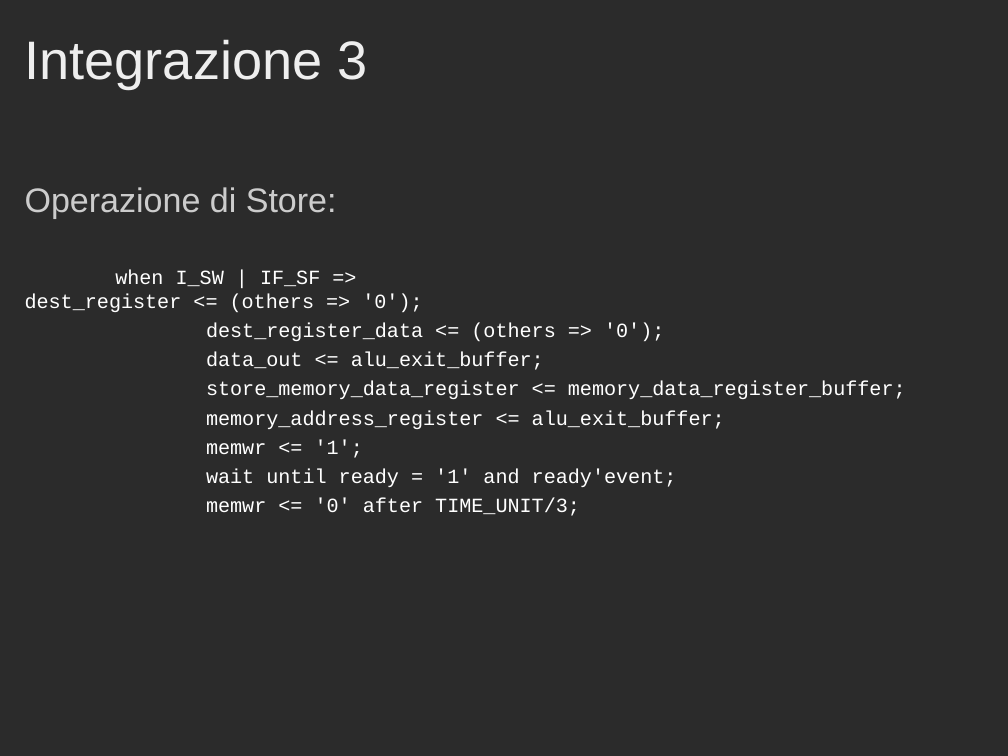
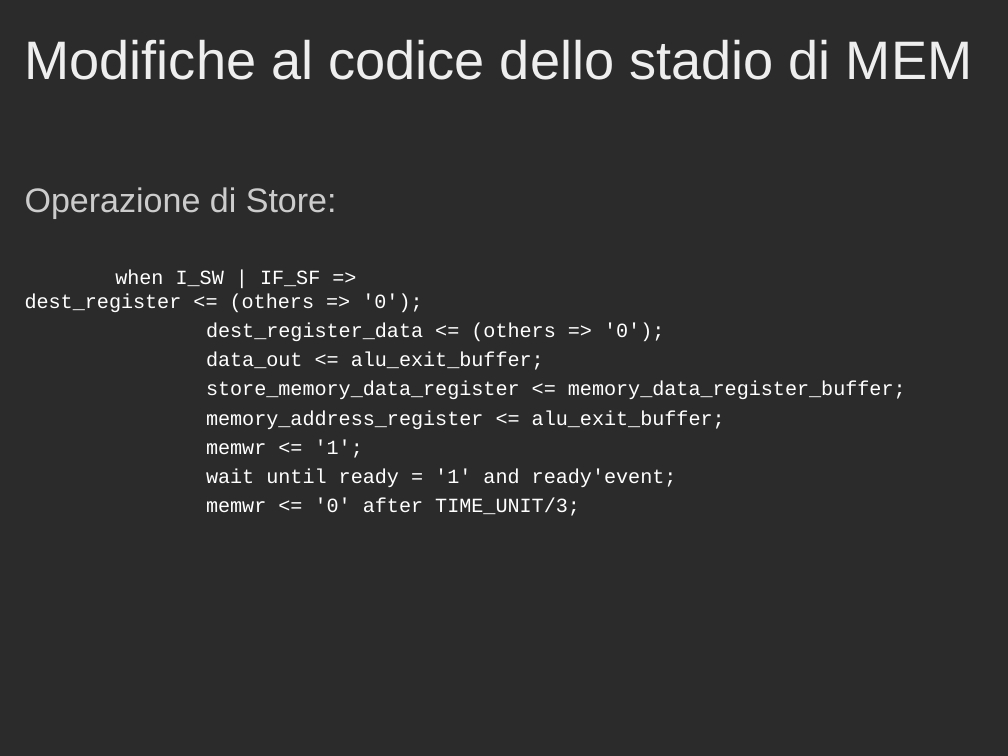
Before and after one commit to Muffo/dlxcache, a slide deck: slide 15 of Presentazione_Progetto_Cache.ppt. Drawn at 1008x756 pixels with LibreOffice and Linux fonts; fonts in the diff are those of the drawing; background and template pictures are left out; a plain dark background stands for a picture behind light text. Boxes give left, top, right and bottom in pixels: in the first picture for what was removed or moved away, otherwise in the second. Text is boxed around its words. In the diff, an @@ line names an element or a change of style, - is before the commit and + after.

```diff
--- a/Presentazione_Progetto_Cache.ppt
+++ b/Presentazione_Progetto_Cache.ppt
@@ title at (x1=25, y1=39, x2=972, y2=80): text changed @@
-Integrazione 3
+Modifiche al codice dello stadio di MEM
```
Also in this commit, not shown: 2 other slides changed, 1 slide added, 1 slide removed.
